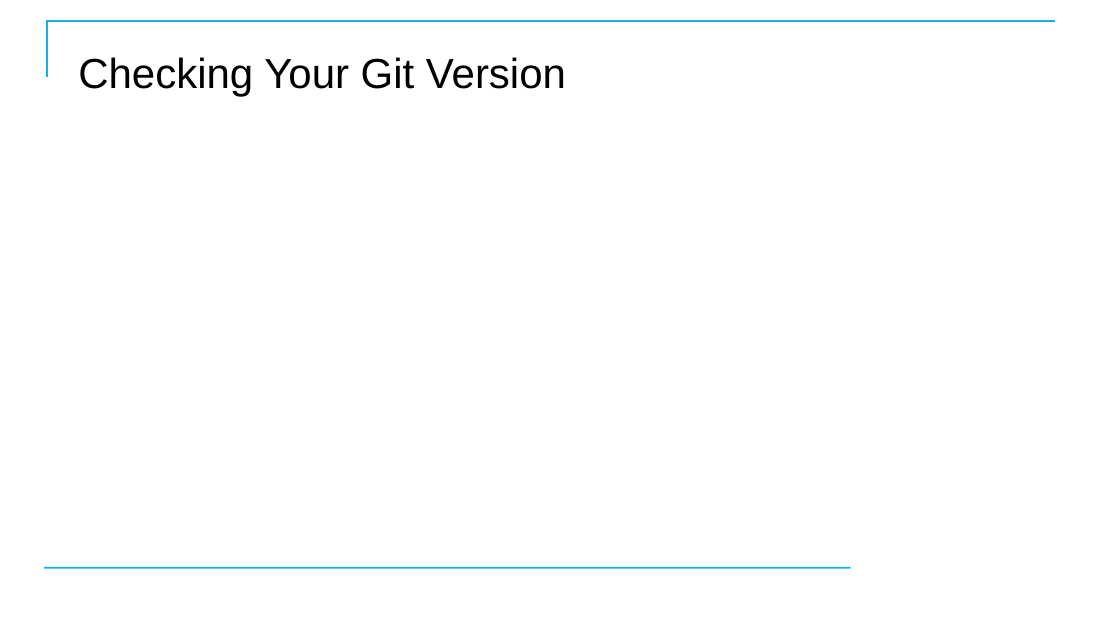
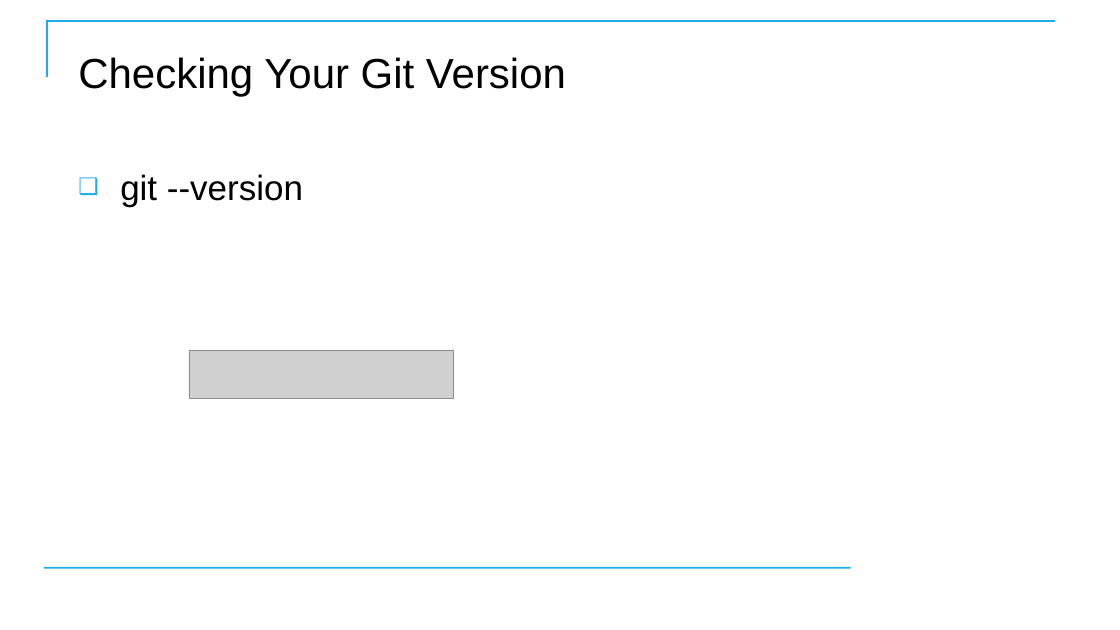
Before and after one commit to CostelloTechnicalConsulting/XGHDEV, a slide deck: slide 22 of ppt/XGHDEV.pptx (slide 24 before the commit). Drawn at 1120x630 pixels with LibreOffice and Linux fonts; fonts in the diff are those of the drawing; grey boxes stand for pictures; background and template pictures are left out. Boxes give left, top, right and bottom in pixels: in the first picture for what was removed or moved away, otherwise in the second. Text is boxed around its words. In the diff, an @@ line names an element or a change of style, - is before the commit and + after.

```diff
--- a/ppt/XGHDEV.pptx
+++ b/ppt/XGHDEV.pptx
@@ text added at [120,174,303,206], 30 pt, text #000000 @@
+❑ git --version
@@ picture added at [189,350,454,398] @@
```
Also in this commit, not shown: 15 other slides changed, 1 slide added, 2 slides removed.
